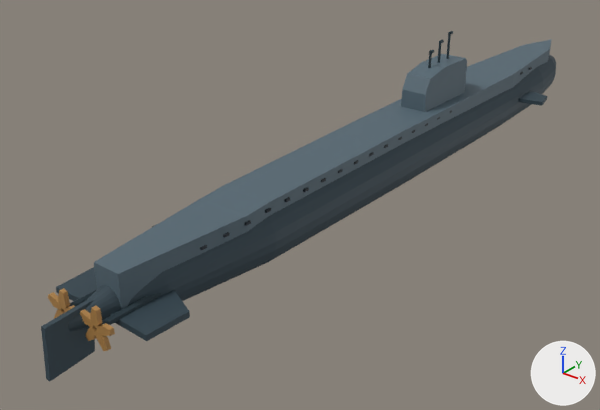
Before and after pictures for a commit that changed the glTF model game/public/assets/models/archive-nautilus.glb.
Rendered twice from a 50 mm camera at (5.11, -8.0, 3.91) aimed at (-0.53, -0.95, -0.47). The lights are fixed; the arrows at lower right show +X, +Y and +Z. The picture after the commit comes second. Where no turn or scale is listed for an object, it has been applied to the vertices. Vertices at exactly the same position are counted once.

In view in the first picture: 'archive-nautilus-cruise_deck.003-geometry', 'archive-nautilus-diving_plane_1.003-geometry', 'archive-nautilus-pressure_hull.003-geometry', 'archive-nautilus-screw_0.003-geometry', 'archive-nautilus-screw_1.003-geometry', 'archive-nautilus-steering_rudder_0.002-geometry', 'archive-nautilus-stern_plane_-1.003-geometry', 'archive-nautilus-stern_plane_1.003-geometry', 'archive-nautilus-submarine_sail.003-geometry' and 1 more.
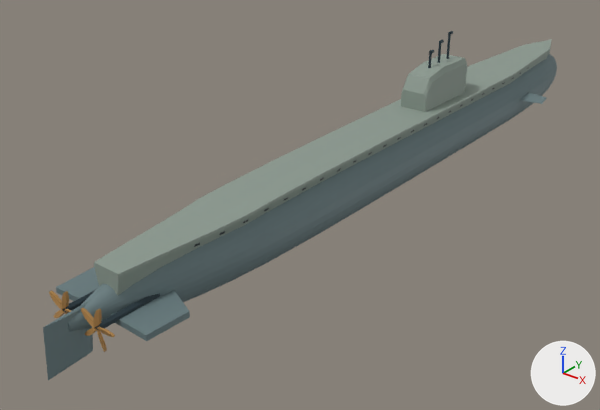
Where the newer file only moved an object's origin or applied its transform, the numbers keep the older frame.

Edits to the scene script, one JSON object a line:
```json
{"op": "set", "path": "mat_archive_submarine_casing.base_color", "old": "(0.0887, 0.136, 0.168)", "new": "(0.262, 0.323, 0.279)", "note": "dark blue #546772 -> grey #8c9a90"}
{"op": "set", "path": "mat_archive_submarine_hull.base_color", "old": "(0.0356, 0.063, 0.0823)", "new": "(0.15, 0.216, 0.227)", "note": "dark blue #354751 -> greyish cyan #6c8083"}
{"block": "me_sheer_casing_003", "where": "# used by ob_archive_nautilus_cruise_deck_003_geometry; location = (0.0, 0.0, 0.0)"}
{"op": "remove", "block": "me_sheer_casing_003", "code": "me_sheer_casing_003.from_pydata(...)  # 50 vertices, 96 faces; spans x -0.34..0.34, y -4.25..4.87, z -0.03..0.46"}
{"op": "add", "block": "me_sheer_casing_003", "code": "me_sheer_casing_003.from_pydata(...)  # 204 vertices, 406 faces; spans x -0.35..0.35, y -4.25..4.87, z -0.03..0.46"}
{"block": "me_sheer_casing_003", "change": "me_sheer_casing_003 part 1: 10 vertices moved from x -0.34..0.34, y -3.8..4.3, z -0.03..0.38 to x -0.35..0.35, y -3.8..4.3, z 0.33..0.43; 18 vertices removed from x -0.34..0.34, y -4.25..4.5, z -0.03..0.38; 172 vertices added at x -0.35..0.35, y -4.25..4.87, z -0.03..0.46"}
{"op": "add", "block": "me_diving_plane_019", "code": ["me_diving_plane_019 = bpy.data.meshes.new('diving_plane.019')", "me_diving_plane_019.from_pydata(...)  # 81 vertices, 158 faces; spans x 0.0..0.747, y 2.84..3.4, z 0.016..0.095", "me_diving_plane_019.materials.append(mat_archive_submarine_hull)  # greyish cyan #6c8083"]}
{"op": "remove", "block": "ob_archive_nautilus_diving_plane_1_003_geometry", "code": ["ob_archive_nautilus_diving_plane_1_003_geometry = bpy.data.objects.new('archive-nautilus-diving_plane_1.003-geometry', me_diving_plane_007)", "ob_archive_nautilus_diving_plane_1_003_geometry.location = (0.0, 0.0, 0.0)"]}
{"op": "add", "block": "ob_archive_nautilus_diving_plane_1_009_geometry", "code": ["ob_archive_nautilus_diving_plane_1_009_geometry = bpy.data.objects.new('archive-nautilus-diving_plane_1.009-geometry', me_diving_plane_019)", "ob_archive_nautilus_diving_plane_1_009_geometry.location = (0.0, 0.0, 0.0)"]}
```

Changed parts and their boxes (x1, y1, x2, y2) in the pictures (600 x 410 px):
```json
{"object": "archive-nautilus-cruise_deck.003-geometry", "change": "recoloured, reshaped", "before": [94, 39, 552, 310], "after": [94, 39, 552, 296]}
{"object": "archive-nautilus-pressure_hull.003-geometry", "change": "recoloured", "before": [68, 55, 556, 331], "after": [68, 55, 556, 331]}
{"object": "archive-nautilus-submarine_sail.003-geometry", "change": "recoloured", "before": [401, 51, 467, 112], "after": [401, 51, 467, 112], "on screen": "dark blue to grey"}
{"object": "archive-nautilus-steering_rudder_0.002-geometry", "change": "recoloured", "before": [43, 301, 93, 380], "after": [43, 301, 93, 380], "on screen": "dark blue to greyish cyan"}
{"object": "archive-nautilus-stern_plane_1.003-geometry", "change": "recoloured", "before": [110, 290, 190, 341], "after": [110, 290, 190, 341], "on screen": "lighter"}
{"object": "archive-nautilus-stern_plane_-1.003-geometry", "change": "recoloured", "before": [56, 267, 97, 301], "after": [56, 267, 97, 301], "on screen": "dark blue to greyish cyan"}
{"object": "archive-nautilus-diving_plane_1.003-geometry", "change": "deleted", "before": [518, 91, 547, 106]}
{"object": "archive-nautilus-diving_plane_1.009-geometry", "change": "added", "after": [520, 92, 547, 104]}
{"part": 1, "of": "me_sheer_casing_003", "change": "reshaped", "before": [94, 44, 551, 310], "after": [94, 39, 552, 296]}
```
